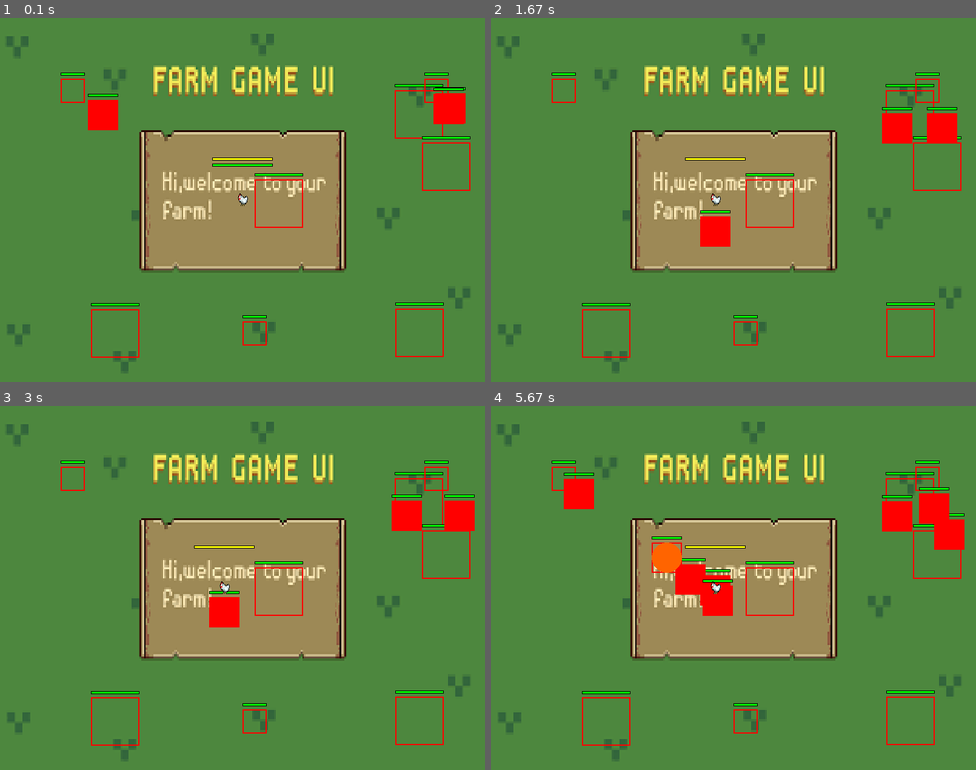
Above: before the commit, frames 1-4 (two rows, left to right).
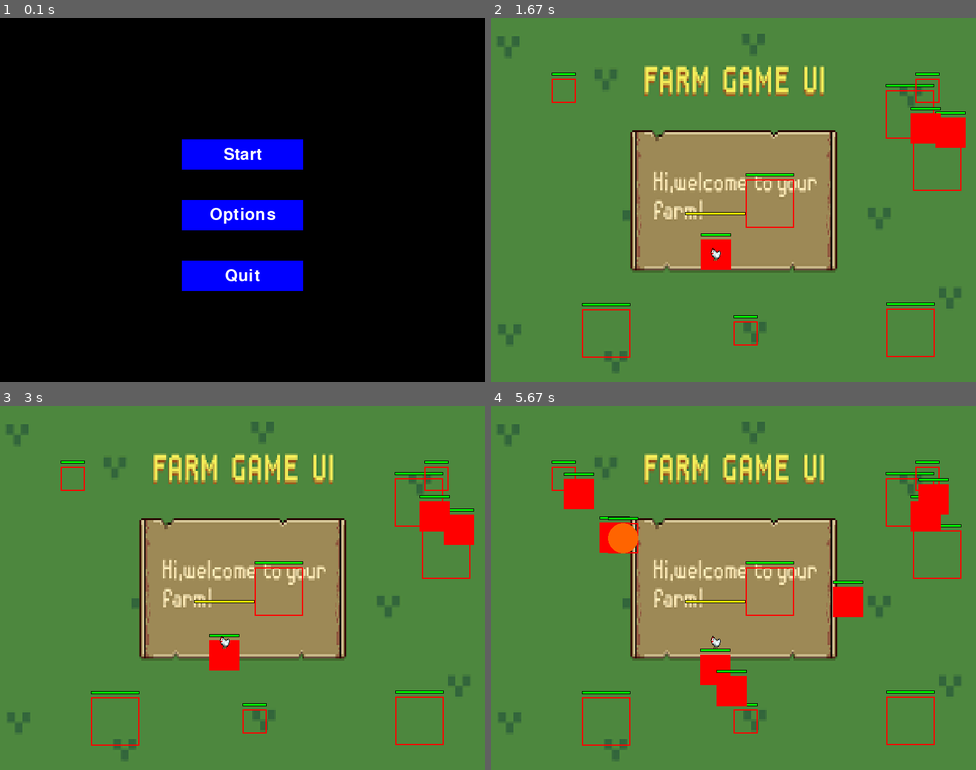
Above: after the commit, the same moments.

Repository: Zakihung/The-Chickening
Game: pygame game, started from main.py
Two runs of this game, one before a commit and one after it. Both use one fixed random seed, a clock stepped at 60 frames per second and the inputs below.
Inputs (mouse positions are in pixels of both pictures, inside the frame that each line leads up to):
- Up to frame 1 (0.1 s): no input
- Up to frame 2 (1.67 s): click (733, 156) at 0.38 s, where only the run after the commit has a clickable "Start"; hold Right 0.67-1.13 s; move the mouse to (714, 214) at 0.7 s; hold Up 1.17-1.47 s; hold Right from 1.5 s (still down)
- Up to frame 3 (3 s): release Right at 1.97 s; hold Left 2-2.53 s; tap D at 2.9 s
- Up to frame 4 (5.67 s): hold Left 3.23-3.63 s; hold Right 4.07-4.7 s; hold Left 5.13-5.6 s; hold Right from 5.63 s (still down)

The runs differ from the first frame. In frame 1, 99% of the frame differs, in the area x 0-100%, y 0-100%; in frame 2, 2.2%; in frame 3, 2.7%; in frame 4, 5.7%.

Commit message:
Add main_menu.py with buttons for menu state

Diff:
--- a/main.py
+++ b/main.py
@@ -3,6 +3,7 @@
     SCREEN_WIDTH, SCREEN_HEIGHT, FPS, COLOR_BLACK, COLOR_WHITE
 )
 from modules.screens.game_screen import GameScreen
+from modules.screens.main_menu import MainMenu
 
 def main():
     # Khởi tạo Pygame
@@ -24,32 +25,29 @@
 
     # Biến chạy game
     running = True
-
+    state = 'menu'  # 'menu', 'game', 'options'
+    main_menu = MainMenu(screen)
     # Game loop chính
     while running:
         delta_time = clock.get_time() / 1000.0  # Seconds since last frame
-
-        # Xử lý events
-        for event in pygame.event.get():
+        events = pygame.event.get()  # Get events once
+        for event in events:
             if event.type == pygame.QUIT:
                 running = False
-            if event.type == pygame.KEYDOWN:
-                if event.key == pygame.K_ESCAPE:
-                    running = False
-
-        # Lấy keys
-        keys = pygame.key.get_pressed()
-
-        # Update game_screen với delta_time và keys
-        game_screen.update(delta_time, keys)
-
-        # Draw
-        game_screen.draw_background()
-
-        # Flip display
+        if state == 'menu':
+            action = main_menu.update(events)
+            if action == 'start':
+                state = 'game'
+            elif action == 'options':
+                state = 'options'  # Placeholder
+            elif action == 'quit':
+                running = False
+            main_menu.draw()
+        elif state == 'game':
+            keys = pygame.key.get_pressed()
+            game_screen.update(delta_time, keys)
+            game_screen.draw_background()
         pygame.display.flip()
-
-        # Giới hạn FPS
         clock.tick(FPS)
 
     # Quit Pygame
--- /dev/null
+++ b/modules/screens/main_menu.py
@@ -0,0 +1,35 @@
+# modules/screens/main_menu.py
+import pygame
+from modules.utils.constants import SCREEN_WIDTH, SCREEN_HEIGHT, COLOR_BLACK, COLOR_WHITE, COLOR_BLUE
+
+class MainMenu:
+    def __init__(self, screen):
+        """
+        Màn menu chính: Buttons start, options, quit.
+        """
+        self.screen = screen
+        self.buttons = [
+            {'text': 'Start', 'rect': pygame.Rect(SCREEN_WIDTH//2 - 100, 200, 200, 50), 'action': 'start'},
+            {'text': 'Options', 'rect': pygame.Rect(SCREEN_WIDTH//2 - 100, 300, 200, 50), 'action': 'options'},
+            {'text': 'Quit', 'rect': pygame.Rect(SCREEN_WIDTH//2 - 100, 400, 200, 50), 'action': 'quit'}
+        ]
+        self.font = pygame.font.SysFont(None, 40)  # Font text
+
+    def update(self, events):
+        """Handle events (mouse click). Return action if clicked."""
+        for event in events:
+            if event.type == pygame.MOUSEBUTTONDOWN:
+                mouse_pos = pygame.mouse.get_pos()
+                for button in self.buttons:
+                    if button['rect'].collidepoint(mouse_pos):
+                        return button['action']
+        return None
+
+    def draw(self):
+        """Draw menu background/buttons."""
+        self.screen.fill(COLOR_BLACK)
+        for button in self.buttons:
+            pygame.draw.rect(self.screen, COLOR_BLUE, button['rect'])
+            text = self.font.render(button['text'], True, COLOR_WHITE)
+            text_rect = text.get_rect(center=button['rect'].center)
+            self.screen.blit(text, text_rect)
